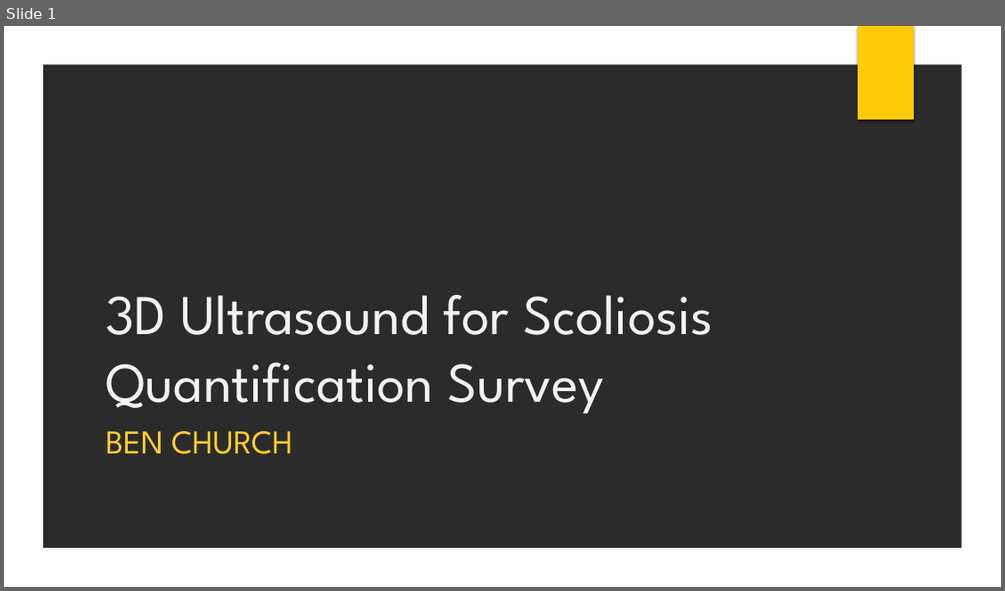
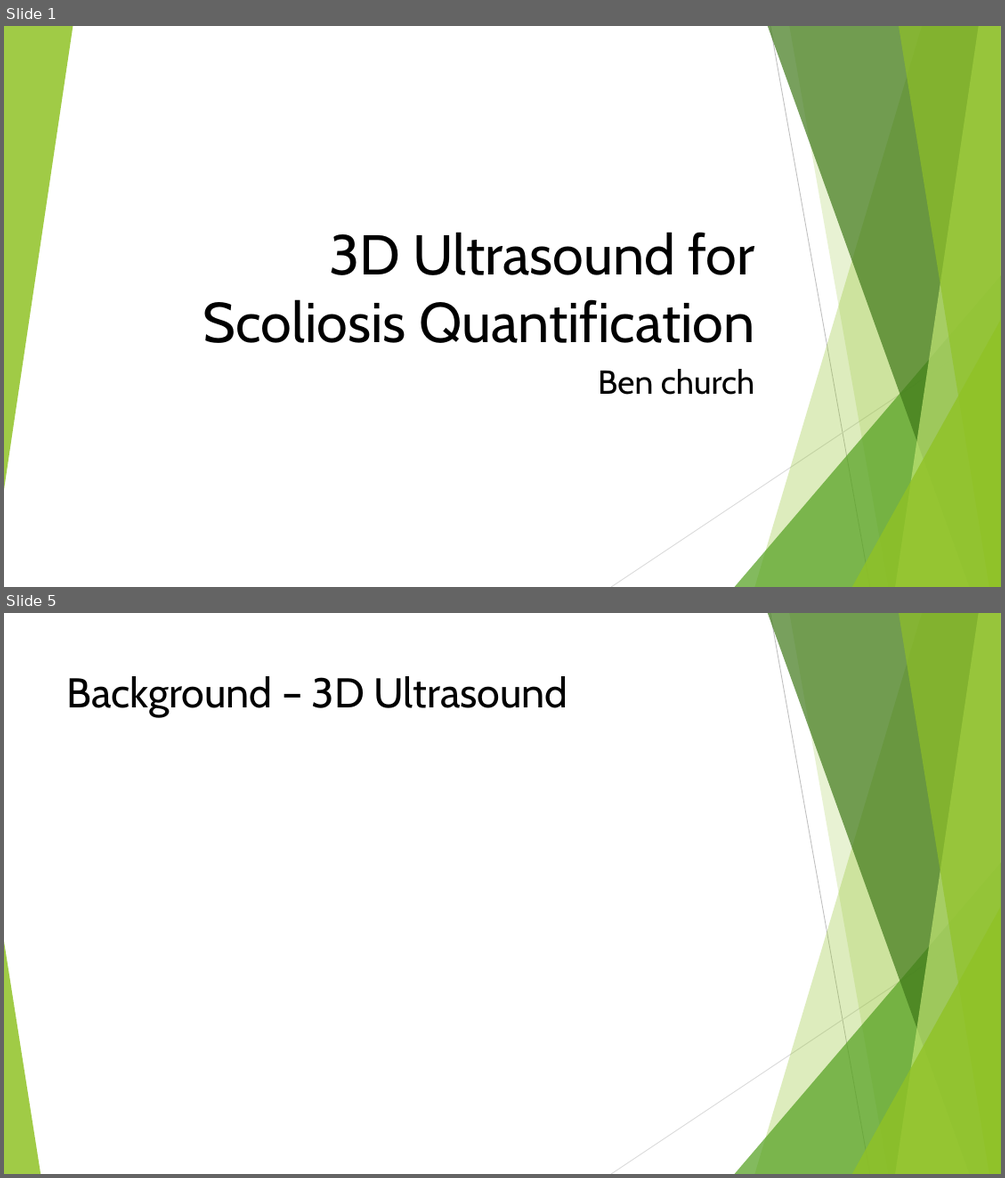
Before and after one commit to BenChurch/Fall2016, a slide deck: CISC897/FinalSurvey/Presentation/SurveyPresentation.pptx. Shown one above the other, each under a label of ours: slide 1 before the commit, slides 1 and 5 after it; the slides between them are not shown. The pictures are 1005x591 and 1005x1178 pixels, drawn with LibreOffice and Linux fonts; fonts in the diff are those of the drawing; background and template pictures are left out; a plain dark background stands for a picture behind light text. Boxes give left, top, right and bottom in pixels: in the first picture for what was removed or moved away, otherwise in the second. Text is boxed around its words. In the diff, an @@ line names an element or a change of style, - is before the commit and + after.

```diff
--- a/CISC897/FinalSurvey/Presentation/SurveyPresentation.pptx
+++ b/CISC897/FinalSurvey/Presentation/SurveyPresentation.pptx
@@ slide 5 added at [4,613,1001,1174], background #FFFFFF; not listed: 9 template elements that a slide beside it also shows @@
@@ title added at [67,676,568,718], 40 pt, text #000000 @@
+Background – 3D Ultrasound
@@ triangle added at [4,941,40,1174], fill #90C226 at 85% opacity @@
@@ slide 1 changed as well @@
@@ background picture (left out) to #FFFFFF @@
@@ freeform shape removed at [4,26,1001,587] @@
@@ group added at [4,26,1001,587]: 5 freeform shapes, 3 triangles, 2 lines @@
@@ rectangle removed at [858,26,914,119] @@
@@ title at [203,232,754,343]: text changed; font League Spartan to Cabin; text colour #F2F2F2 to #000000 @@
-3D Ultrasound for Scoliosis Quantification Survey
+3D Ultrasound for Scoliosis Quantification
@@ subtitle at [598,369,754,394]: text changed; font League Spartan to Cabin; text colour #FFD129 to #000000 @@
-BEN CHURCH
+Ben church
```
Also in this commit, not shown: 1 other slide changed, 2 other slides added, 1 slide removed, 22 other files.
